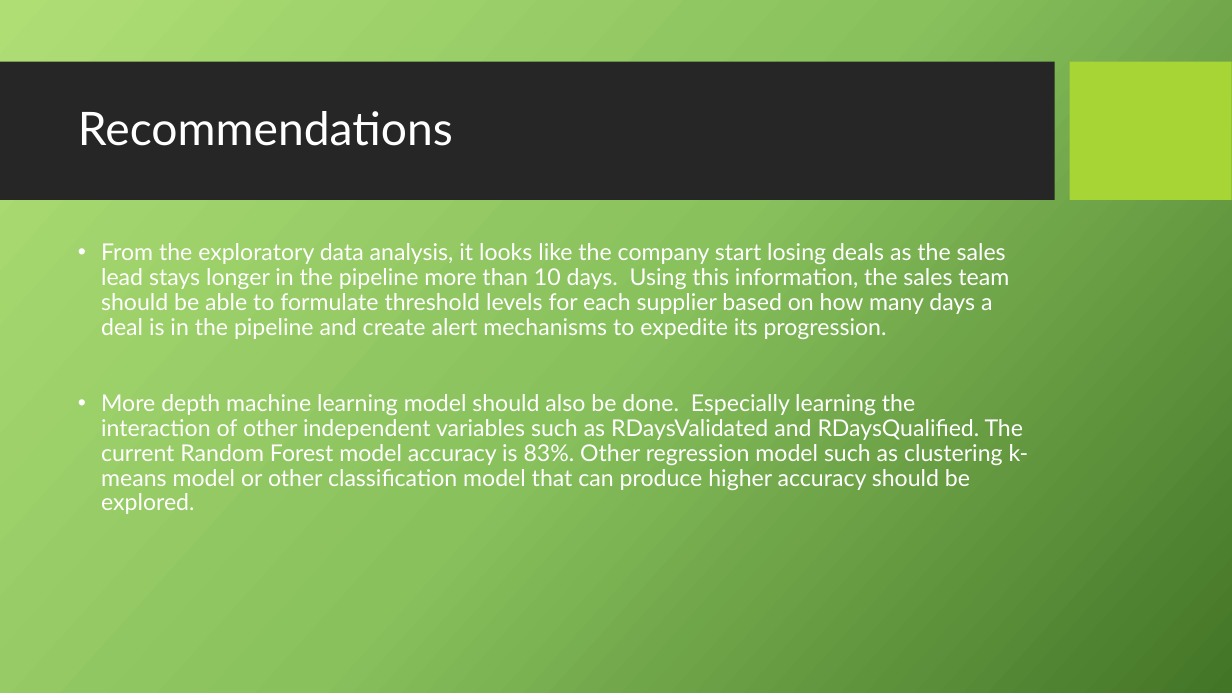
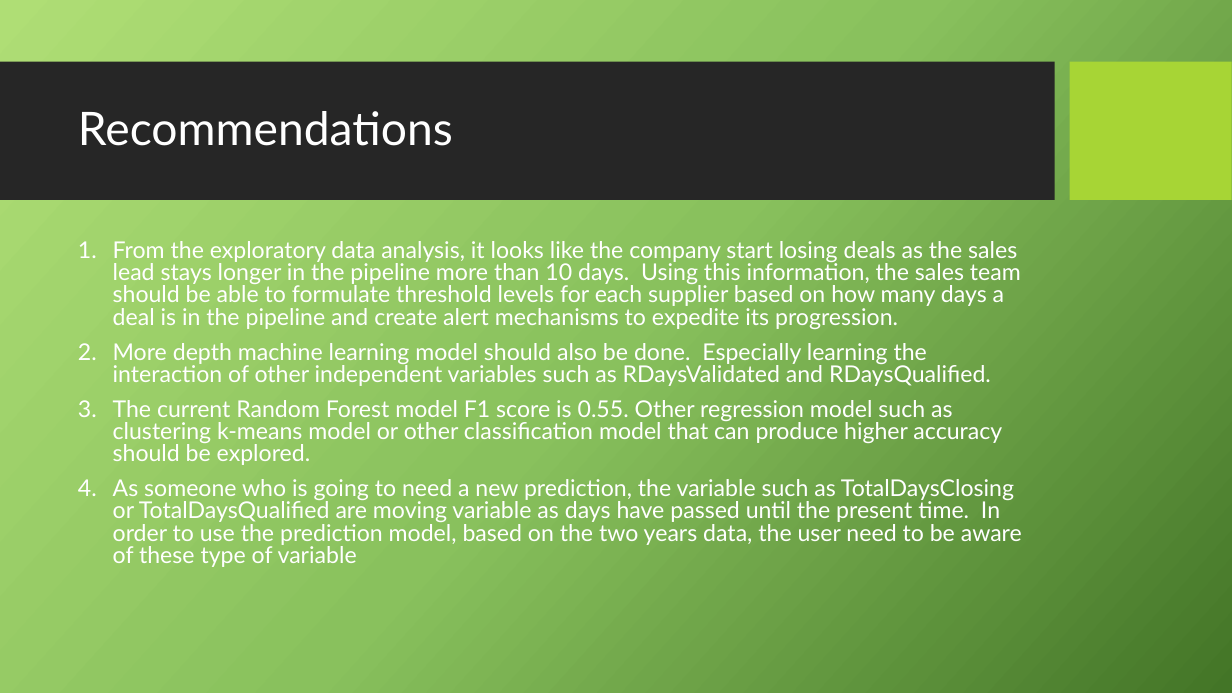
Before and after one commit to mybirdnest/CapStone, a slide deck: slide 8 of CapStoneFinalPresentation.pptx. Drawn at 1232x693 pixels with LibreOffice and Linux fonts; fonts in the diff are those of the drawing; background and template pictures are left out. Boxes give left, top, right and bottom in pixels: in the first picture for what was removed or moved away, otherwise in the second. Text is boxed around its words. In the diff, an @@ line names an element or a change of style, - is before the commit and + after.

```diff
--- a/CapStoneFinalPresentation.pptx
+++ b/CapStoneFinalPresentation.pptx
@@ text at (113, 241, 1021, 329): bullet • to 1.; line spacing 0.9 to 0.8 @@
@@ text at (113, 343, 1022, 567): text changed @@
-• More depth machine learning model should also be done. Especially learning the interaction of other independent variables such as RDaysValidated and RDaysQualified. The current Random Forest model accuracy is 83%. Other regression model such as clustering k-means model or other classification model that can produce higher accuracy should be explored.
+2. More depth machine learning model should also be done. Especially learning the interaction of other independent variables such as RDaysValidated and RDaysQualified.
+3. The current Random Forest model F1 score is 0.55. Other regression model such as clustering k-means model or other classification model that can produce higher accuracy should be explored.
+4. As someone who is going to need a new prediction, the variable such as TotalDaysClosing or TotalDaysQualified are moving variable as days have passed until the present time. In order to use the prediction model, based on the two years data, the user need to be aware of these type of variable
```
Also in this commit, not shown: 1 other slide changed, 2 other files.
